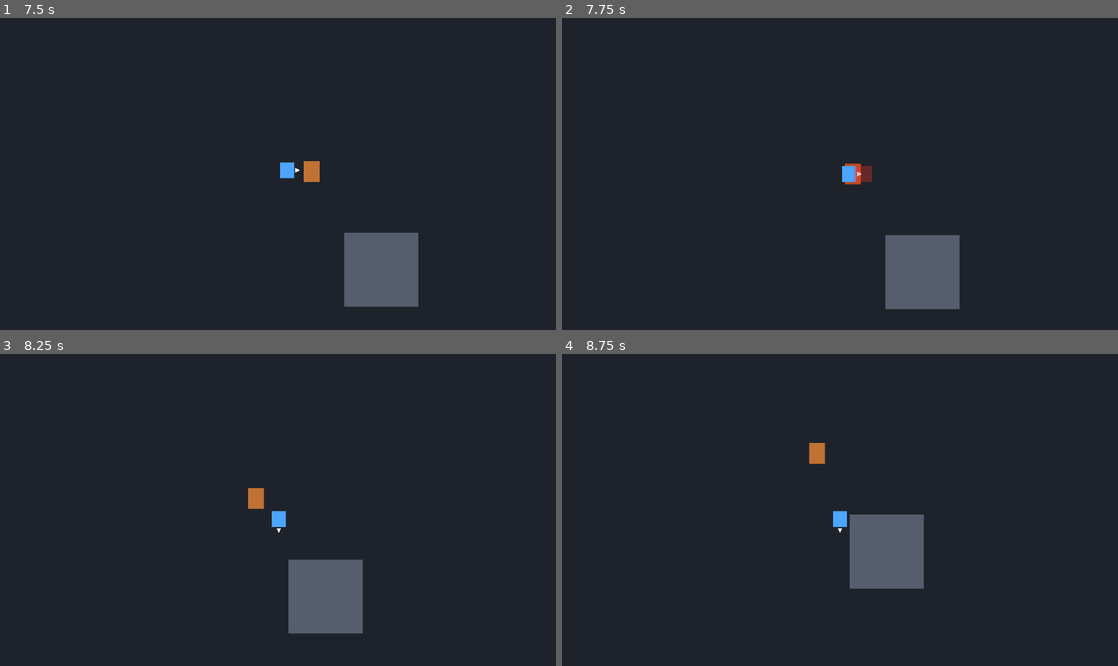
Above: before the commit, frames 1-4 (two rows, left to right).
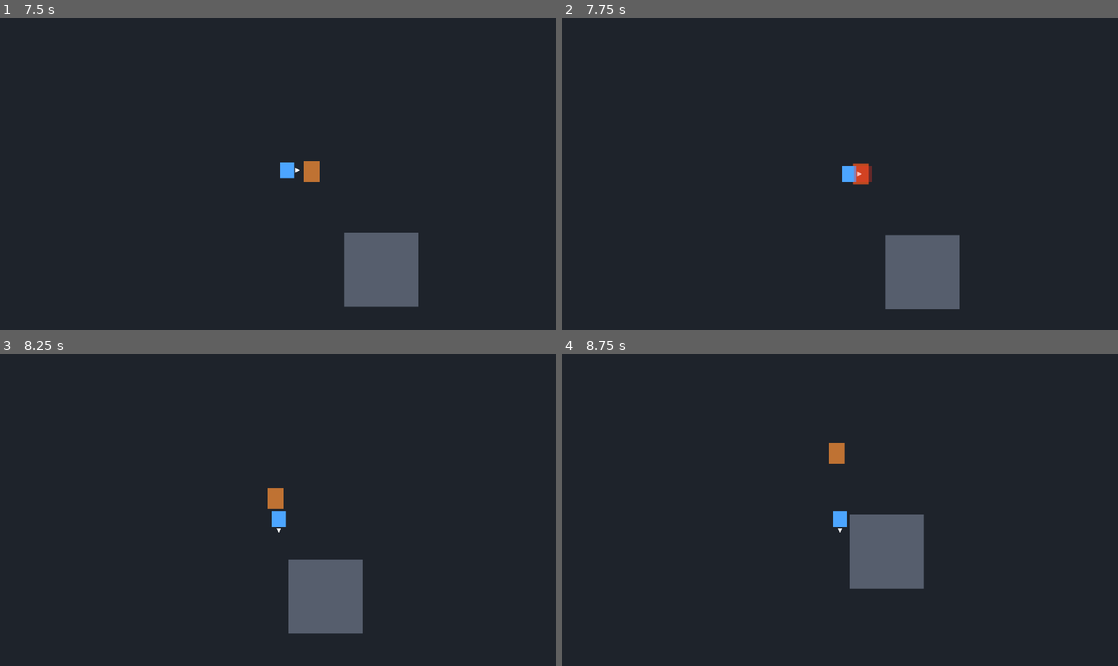
Above: after the commit, the same moments.

Repository: kikajima/dragonballsoullegacy
Game: Godot game, scene res://scenes/bootstrap/bootstrap.tscn
Two runs of this game, one before a commit and one after it. Both use one fixed random seed, a clock stepped at 60 frames per second and the inputs below.
Inputs:
- Up to frame 1 (7.5 s): tap Enter at 0.5 s; hold D (move_right) 0.53-1.28 s; tap J (attack) at 0.6, 1.35, 2.3, 3.05, 3.8, 4.55, 5.3, 5.85, 6.6 s; hold S (move_down) 1.28-2.03 s; hold D (move_right) 2.03-2.78 s; hold Shift (block) 2.03-2.78 s; hold W (move_up) 2.78-3.53 s; tap L (charge_ki) at 2.85 s; hold A (move_left) 3.53-5.03 s; tap Space (dash) at 3.6 s; tap E (interact) at 4.35 s; hold S (move_down) 5.03-5.78 s; tap K (ki_blast) at 5.1 s; hold D (move_right) 5.78-6.53 s; hold W (move_up) 6.53-7.28 s; hold D (move_right) from 7.28 s (still down); tap Shift (block) at 7.35 s
- Up to frame 2 (7.75 s): keep holding D (move_right); tap J (attack) at 7.55 s
- Up to frame 3 (8.25 s): release D (move_right) at 8.03 s; hold S (move_down) from 8.03 s (still down); hold L (charge_ki) from 8.03 s (still down)
- Up to frame 4 (8.75 s): keep holding S (move_down); keep holding L (charge_ki); tap J (attack) at 8.3 s

Frame 1 is identical in both runs. In frame 2, 0.1% of the frame differs, in the area x 50-56%, y 46-54%; in frame 3, 0.4%; in frame 4, 0.4%, in the area x 44-51%, y 28-36%.
Error before the commit: Attempt to call function 'is_attacking' in base 'null instance' on a null instance. (res://actors/enemies/debug_goku_enemy.gd:258)

Commit message:
feat: equip debug enemy with movement and melee hitbox

Diff:
--- a/actors/enemies/debug_goku_enemy.tscn
+++ b/actors/enemies/debug_goku_enemy.tscn
@@ -1,10 +1,13 @@
-[gd_scene load_steps=9 format=3]
+[gd_scene load_steps=13 format=3]
 
 [ext_resource type="Script" path="res://actors/enemies/debug_goku_enemy.gd" id="1_enemy"]
 [ext_resource type="Script" path="res://components/health/health_component.gd" id="2_health"]
 [ext_resource type="Script" path="res://components/hurtbox/hurtbox_component.gd" id="3_hurtbox"]
 [ext_resource type="Script" path="res://components/knockback/knockback_component.gd" id="4_knockback"]
 [ext_resource type="Script" path="res://components/state_machine/state_machine.gd" id="5_state"]
+[ext_resource type="Script" path="res://components/movement/movement_component.gd" id="6_movement"]
+[ext_resource type="Script" path="res://combat/melee/melee_combat_component.gd" id="7_melee"]
+[ext_resource type="Script" path="res://components/hitbox/hitbox_component.gd" id="8_hitbox"]
 
 [sub_resource type="RectangleShape2D" id="BodyShape"]
 size = Vector2(10, 8)
@@ -14,9 +17,12 @@
 [sub_resource type="RectangleShape2D" id="HurtboxShape"]
 size = Vector2(14, 18)
 
+[sub_resource type="RectangleShape2D" id="AttackShape"]
+size = Vector2(16, 14)
+
 [node name="DebugGokuEnemy" type="CharacterBody2D"]
 collision_layer = 4
-collision_mask = 1
+collision_mask = 3
 script = ExtResource("1_enemy")
 
 [node name="Visuals" type="Node2D" parent="."]
@@ -32,11 +38,35 @@
 position = Vector2(0, 8)
 shape = SubResource("BodyShape")
 
+[node name="Combat" type="Node2D" parent="."]
+
+[node name="AttackHitbox" type="Area2D" parent="Combat"]
+collision_layer = 16
+collision_mask = 2
+monitoring = true
+monitorable = false
+script = ExtResource("8_hitbox")
+damage = 8
+debug_visible = true
+
+[node name="CollisionShape2D" type="CollisionShape2D" parent="Combat/AttackHitbox"]
+shape = SubResource("AttackShape")
+disabled = true
+
+[node name="DebugShape" type="Polygon2D" parent="Combat/AttackHitbox"]
+visible = false
+polygon = PackedVector2Array(-8, -7, 8, -7, 8, 7, -8, 7)
+color = Color(1, 0.35, 0.15, 0.28)
+
 [node name="Components" type="Node" parent="."]
 
 [node name="HealthComponent" type="Node" parent="Components"]
 script = ExtResource("2_health")
 max_health = 30
+
+[node name="MovementComponent" type="Node" parent="Components"]
+script = ExtResource("6_movement")
+move_speed = 55.0
 
 [node name="KnockbackComponent" type="Node" parent="Components"]
 script = ExtResource("4_knockback")
@@ -44,6 +74,15 @@
 [node name="StateMachine" type="Node" parent="Components"]
 script = ExtResource("5_state")
 initial_state = &"idle"
+
+[node name="MeleeCombatComponent" type="Node" parent="Components"]
+script = ExtResource("7_melee")
+attack_duration = 0.5
+hitbox_active_from = 0.14
+hitbox_active_until = 0.34
+combo_chain_from = 0.36
+input_buffer_duration = 0.0
+attack_hitbox_path = NodePath("../../Combat/AttackHitbox")
 
 [node name="Hurtbox" type="Area2D" parent="."]
 collision_layer = 4
